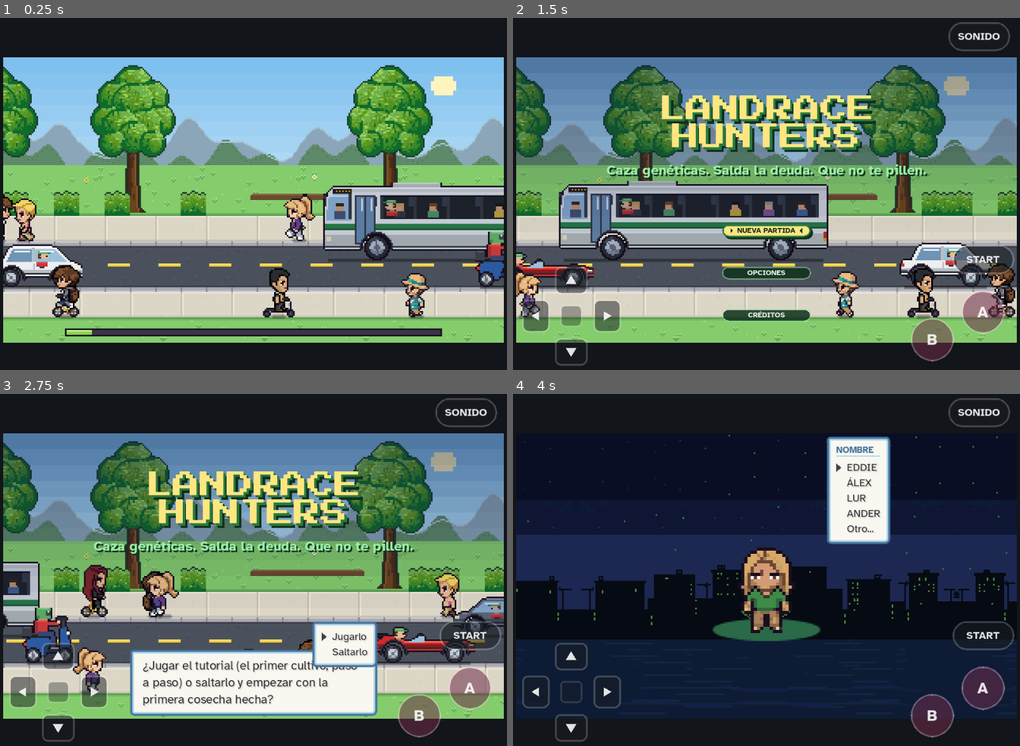
Above: before the commit, frames 1-4 (two rows, left to right).
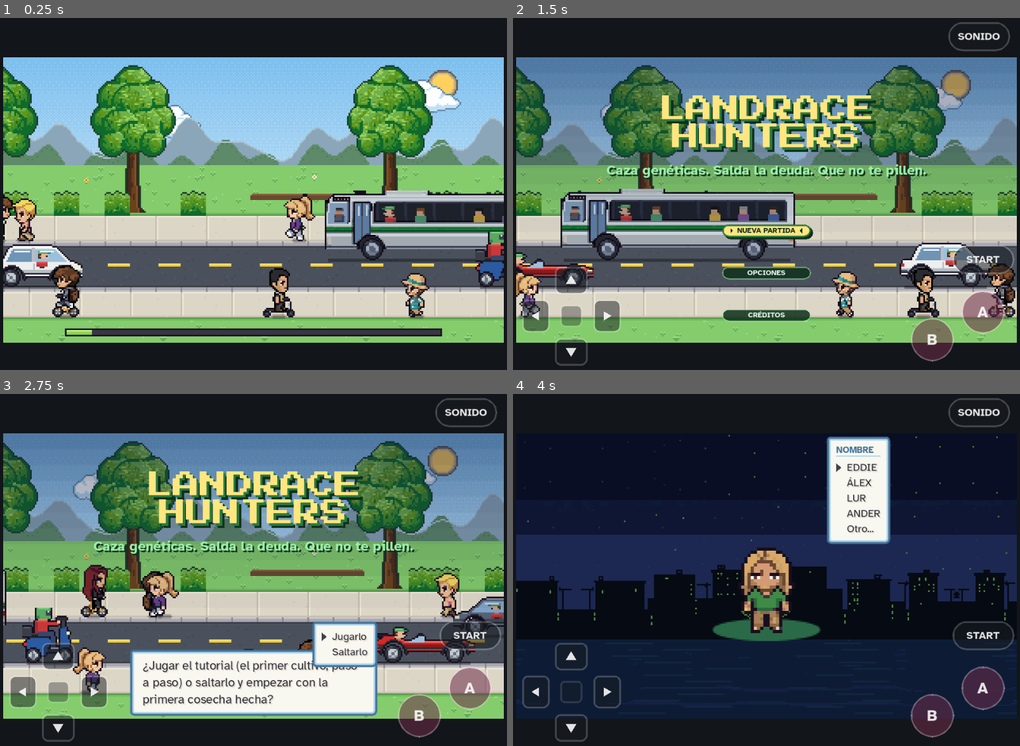
Above: after the commit, the same moments.

Repository: u0921985828-arch/Strainmon
Game: Godot game, scene res://juego.tscn
Same seed, same stepped clock (60 frames per second), same inputs: the game is played once before the commit and once after it.
Inputs (mouse positions are in pixels of both pictures, inside the frame that each line leads up to):
- Up to frame 1 (0.25 s): no input
- Up to frame 2 (1.5 s): tap Enter at 0.5 s; move the mouse to (878, 179) at 0.52 s; hold Right 0.53-1.25 s; tap Z at 0.6 s; click (878, 179) at 0.67 s; tap Space at 0.77 s; drag from (665, 218) to (741, 274) at 1.27 s
- Up to frame 3 (2.75 s): move the mouse to (304, 492) at 2.02 s; hold Right from 2.03 s (still down); tap Keypad Enter at 2.1 s
- Up to frame 4 (4 s): release Right at 2.75 s; drag from (741, 650) to (614, 517) at 2.77 s; move the mouse to (918, 633) at 3.52 s; hold Left from 3.53 s (still down); tap X at 3.6 s; tap Space at 3.77 s

The runs differ from the first frame. In frame 1, 5.3% of the frame differs, in the area x 32-100%, y 14-69%; in frame 2, 7.6%, in the area x 9-91%, y 14-70%; in frame 3, 1.8%; in frame 4, nothing differs.

Commit message:
Viaje: el autobús y el cielo de PixelLab, al estilo de los muebles
El bus del viaje, la carga y el título, de PixelLab Pro (recortado a 28
colores, pasos de rueda en sombra, pasajeros y protagonista por código,
ruedas de 14). El cielo tramado con Bayer en 6 tonos, nubes a la deriva,
sol y luna de PixelLab. tests/viaje.gd 122/0, ciclo 0 fallos.

Co-Authored-By: Claude Opus 5.5 <noreply@anthropic.com>
Claude-Session: https://claude.ai/code/session_01WWCwQsjgK3rvw6gQoSEGYZ

Diff:
--- a/ribera-verde/godot/arte/viaje.json
+++ b/ribera-verde/godot/arte/viaje.json
@@ -1 +1 @@
-{"r":{"bus":[0,0,170,46],"utilitario":[0,47,58,26],"berlina":[59,47,70,25],"deportivo":[130,47,66,22],"moto":[0,74,34,36],"rueda-10-0":[35,74,10,10],"rueda-10-1":[46,74,10,10],"rueda-10-2":[57,74,10,10],"rueda-10-3":[68,74,10,10],"rueda-12-0":[79,74,12,12],"rueda-12-1":[92,74,12,12],"rueda-12-2":[105,74,12,12],"rueda-12-3":[118,74,12,12],"rueda-16-0":[131,74,16,16],"rueda-16-1":[148,74,16,16],"rueda-16-2":[165,74,16,16],"rueda-16-3":[182,74,16,16],"monte":[0,111,192,40],"medio":[0,152,192,44],"cerca":[0,197,64,16],"carretera":[65,197,32,34]},"v":{"bus":{"ruedas":[[30,41,16],[136,41,16]],"suelo":49,"faro":[168,35]},"utilitario":{"ruedas":[[13,22,12],[4 …(249 unchanged characters)…
+{"r":{"bus":[0,0,149,37],"utilitario":[0,38,58,26],"berlina":[59,38,70,25],"deportivo":[130,38,66,22],"moto":[0,65,34,36],"rueda-10-0":[35,65,10,10],"rueda-10-1":[46,65,10,10],"rueda-10-2":[57,65,10,10],"rueda-10-3":[68,65,10,10],"rueda-12-0":[79,65,12,12],"rueda-12-1":[92,65,12,12],"rueda-12-2":[105,65,12,12],"rueda-12-3":[118,65,12,12],"rueda-14-0":[131,65,14,14],"rueda-14-1":[146,65,14,14],"rueda-14-2":[161,65,14,14],"rueda-14-3":[176,65,14,14],"rueda-16-0":[0,102,16,16],"rueda-16-1":[17,102,16,16],"rueda-16-2":[34,102,16,16],"rueda-16-3":[51,102,16,16],"nube-0":[68,102,35,18],"nube-1":[104,102,37,21],"nube-2":[142,102,51,21],"nube-3":[0,124,57,22],"sol":[58,124,19,19],"luna":[78,124,18,18],"monte":[0,147,192,40],"medio":[0,188,192,44],"cerca":[0,233,64,16],"carretera":[65,233,32,34]},"v":{"bus":{"ruedas":[[26,37,14],[118,37,14]],"suelo":44,"faro":[145,32]},"utilitario":{"ruedas":[[13,22,12],[4 …(249 unchanged characters)…
--- a/ribera-verde/godot/src/escena_viaje.gd
+++ b/ribera-verde/godot/src/escena_viaje.gd
@@ -73,7 +73,6 @@
 	var e := clampf(now - float(V.t0), 0.0, DUR)
 	var lz := luz(int(V.get("h", 720)))
 	var tin: Color = TINTE[lz]
-	_cielo(P, sw, lz)
 	var k := clave(String(V.veh))
 	var m: Dictionary = META[k]
 	var cuerpo: Image = R[k]
@@ -81,6 +80,7 @@
 	var vel: float = VEL.get(k, 0.15)
 	var p := pos(e, sw, w, vel)
 	var corre := p.y
+	_cielo(P, sw, lz, corre)
 	_fondo(P, sw, sh, corre, tin)
 	# el vehículo: de noche, el haz de los faros delante
 	var suelo := Y_CARRETERA + CARRIL
@@ -111,26 +111,50 @@
 	P._rect(20, sh - 6, bw, 3, Color(0, 0, 0, 0.5))
 	P._rect(20, sh - 6, int(bw * e / DUR), 3, Color("#8bd448"))
 
-static func _cielo(P, sw: int, lz: int) -> void:
-	# el cielo, en bandas
-	var c0 := Color(CIELO[lz][0])
-	var c1 := Color(CIELO[lz][1])
-	for i in 12:
-		P._rect(0, i * 10, sw, 10, c0.lerp(c1, i / 11.0))
-	P._rect(0, 120, sw, int(P.SH) - 120, c1)   # 1.57.2: hasta abajo, que entre el monte y la carretera no se vea lo de detrás
+# el cielo (lo pidió el usuario: «el fondo del cielo» al estilo de los muebles): el degradado en tonos tramados con Bayer 4 × 4,
+# cacheado por ancho y luz; las nubes, el sol y la luna de PixelLab (tools/sprites/pixellab-viaje); las nubes van a la deriva por
+# lo andado (corre), lentas
+const CIELO_TONOS := 6
+const BAYER := [0, 8, 2, 10, 12, 4, 14, 6, 3, 11, 1, 9, 15, 7, 13, 5]
+const NUBES := [["nube-3", 10, 8, 0.05], ["nube-1", 150, 30, 0.08], ["nube-2", 300, 14, 0.06], ["nube-0", 420, 40, 0.1], ["nube-1", 560, 22, 0.07]]
+const NUBE_TINTE := [Color(1, 1, 1), Color(1.0, 0.78, 0.74), Color(0.36, 0.40, 0.58)]
+static var CIELO_IM := {}
+
+static func cielo_img(sw: int, lz: int) -> Image:
+	var key := "%d-%d" % [sw, lz]
+	if not CIELO_IM.has(key):
+		var c0 := Color(CIELO[lz][0])
+		var c1 := Color(CIELO[lz][1])
+		var tono := []
+		for i in CIELO_TONOS:
+			tono.append(c1 if i == CIELO_TONOS - 1 else c0.lerp(c1, i / float(CIELO_TONOS - 1)))
+		var im := Image.create(sw, 120, false, Image.FORMAT_RGBA8)
+		for y in 120:
+			var t := y / 119.0 * (CIELO_TONOS - 1)
+			for x in sw:
+				im.set_pixel(x, y, tono[mini(CIELO_TONOS - 1, int(t + BAYER[(y % 4) * 4 + x % 4] / 16.0))])
+		CIELO_IM[key] = im
+	return CIELO_IM[key]
+
+static func _cielo(P, sw: int, lz: int, corre := 0.0) -> void:
+	P._img(cielo_img(sw, lz), 0, 0)
+	P._rect(0, 120, sw, int(P.SH) - 120, Color(CIELO[lz][1]))   # 1.57.2: hasta abajo, que entre el monte y la carretera no se vea lo de detrás
 	if lz == 2:   # estrellas fijas y la luna
 		for i in 40:
 			var hs := (i * 2654435761 + 977) & 0xffffff
 			var sx := hs % sw
 			var sy := 4 + (hs >> 9) % 58
 			P._rect(sx, sy, 1, 1, Color("#e8ecff") if i % 3 else Color("#9aa4d0"))
-		P._rect(sw - 46, 14, 10, 10, Color("#f0ecd0"))
-		P._rect(sw - 47, 16, 12, 6, Color("#f0ecd0"))
-		P._rect(sw - 44, 13, 6, 12, Color("#f0ecd0"))
-		P._rect(sw - 42, 15, 3, 3, Color("#d8d2b0"))
+		P._img(R.luna, sw - 48, 10)
 	elif lz == 0:   # el sol, arriba a la derecha
-		P._rect(sw - 44, 12, 12, 12, Color("#fff4c0"))
-		P._rect(sw - 46, 15, 16, 6, Color("#fff4c0"))
+		P._img(R.sol, sw - 48, 8)
+	else:         # al atardecer, bajo
+		P._img(R.sol, sw - 64, 40, Color(1.0, 0.72, 0.5))
+	var vuelta := sw + 120
+	for n in NUBES:
+		var im: Image = R[n[0]]
+		var x := int(fposmod(float(n[1]) - corre * float(n[3]), float(vuelta))) - 60
+		P._img(im, x, int(n[2]), NUBE_TINTE[lz])
 
 static func _fondo(P, sw: int, sh: int, corre: float, tin: Color) -> void:
 	# las capas de fondo, repetidas
@@ -177,7 +201,7 @@
 	if Datos.CAL and Atlas.ok:   # 1.57.1: la calle con el arte del juego
 		pinta_calle(P, e)
 	else:
-		_cielo(P, sw, 0)
+		_cielo(P, sw, 0, e * 0.1)
 		_fondo(P, sw, sh, 0.0, Color(1, 1, 1))
 		_coches(P, e, Y_CARRETERA + CARRIL_LEJOS, Y_CARRETERA + CARRIL)
 	# la barra, con su marco
@@ -275,7 +299,7 @@
 static func pinta_calle(P, e: float) -> void:
 	var sw: int = P.J.SW
 	var y0 := calle_y0(P)
-	_cielo(P, sw, 0)
+	_cielo(P, sw, 0, e * 0.1)
 	var im: Image = R.monte
 	var x := 0
 	while x < sw:
--- a/ribera-verde/godot/tests/viaje.gd
+++ b/ribera-verde/godot/tests/viaje.gd
@@ -98,6 +98,33 @@
 	for k in ["monte", "medio", "cerca", "carretera"]:
 		chk(EscViaje.R.has(k), "el fondo: %s" % k)
 	chk(EscViaje.clave("tractor") == "bus", "un vehículo sin dibujo, el autobús")
+	# el autobús y el cielo de PixelLab (lo pidió el usuario: «el sprite del bus, más del estilo del juego, muebles con PixelLab, como
+	# también el fondo del cielo»): cada rueda en su paso de rueda, el protagonista en una ventana; nubes, sol y luna; el cielo tramado
+	var bus: Image = EscViaje.R.bus
+	var by := bus.get_height() - 1
+	for r in EscViaje.META.bus.ruedas:
+		var cx := int(r[0])
+		var rd := int(r[2]) / 2
+		chk(bus.get_pixel(cx, by).is_equal_approx(Color("#2a2d34")) and bus.get_pixel(cx - rd - 1, by).a > 0.5 and bus.get_pixel(cx + rd + 1, by).a > 0.5, "bus: la rueda de %d en su paso (sombra dentro, carrocería a los lados)" % cx)
+	var gorra := false
+	for y in bus.get_height():
+		for x in bus.get_width():
+			gorra = gorra or bus.get_pixel(x, y).is_equal_approx(Color("#5aa861"))
+	chk(gorra, "bus: el protagonista, con la gorra verde, en la ventana")
+	for k in ["nube-0", "nube-1", "nube-2", "nube-3", "sol", "luna"]:
+		chk(EscViaje.R.has(k) and EscViaje.R[k].get_width() >= 16, "el cielo: %s" % k)
+	for lz in 3:
+		var ci: Image = EscViaje.cielo_img(J.SW, lz)
+		var tonos := {}
+		var mezcla := false
+		for y in ci.get_height():
+			var fila := {}
+			for x in 8:
+				fila[ci.get_pixel(x, y).to_html()] = 1
+				tonos[ci.get_pixel(x, y).to_html()] = 1
+			mezcla = mezcla or fila.size() == 2
+		chk(tonos.size() == EscViaje.CIELO_TONOS and mezcla, "el cielo %d: %d tonos tramados" % [lz, tonos.size()])
+		chk(ci.get_pixel(0, 0).is_equal_approx(Color(EscViaje.CIELO[lz][0])) and ci.get_pixel(0, 119).is_equal_approx(Color(EscViaje.CIELO[lz][1])), "el cielo %d: de arriba abajo" % lz)
 	# 2 · el movimiento y la luz
 	var sw: int = J.SW
 	for k in ["bus", "moto"]:
Binary file changed: ribera-verde/godot/arte/viaje.png
Not shown, changed: CLAUDE.md
Not shown, changed: ribera-verde/CHANGELOG.md
Not shown, changed: ribera-verde/CLAUDE.md
Not shown, changed: ribera-verde/tools/sprites/a-mano/viaje.py
Not shown, added: ribera-verde/tools/sprites/pixellab-viaje/bus.png
Not shown, added: ribera-verde/tools/sprites/pixellab-viaje/luna.png
Not shown, added: ribera-verde/tools/sprites/pixellab-viaje/nube-0.png
Not shown, added: ribera-verde/tools/sprites/pixellab-viaje/nube-1.png
Not shown, added: ribera-verde/tools/sprites/pixellab-viaje/nube-2.png
Not shown, added: ribera-verde/tools/sprites/pixellab-viaje/nube-3.png
Not shown, added: ribera-verde/tools/sprites/pixellab-viaje/sol.png
